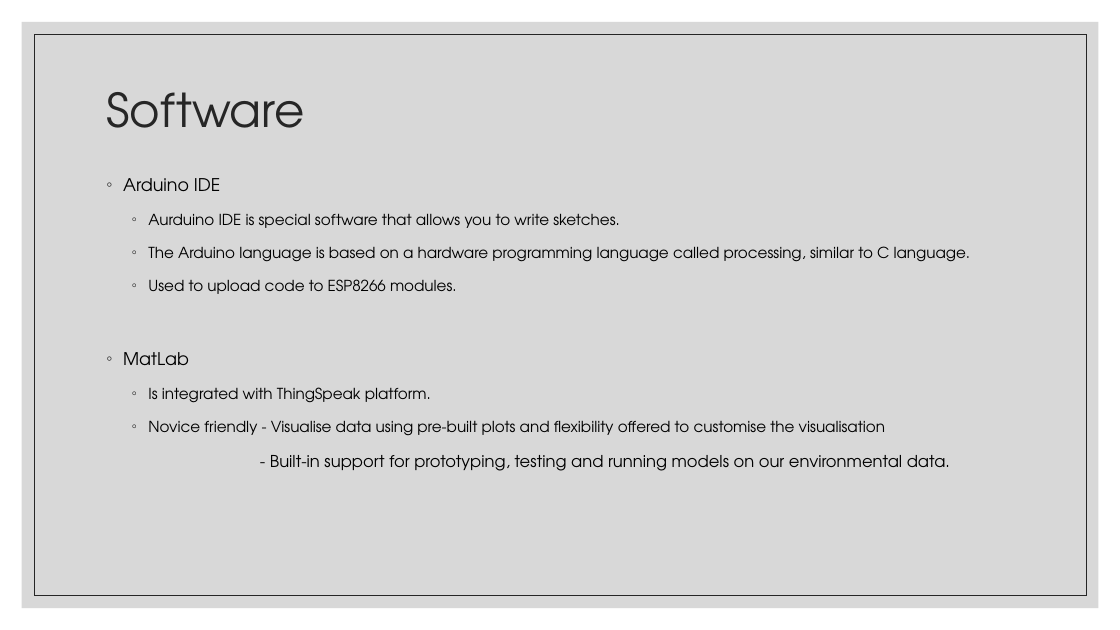
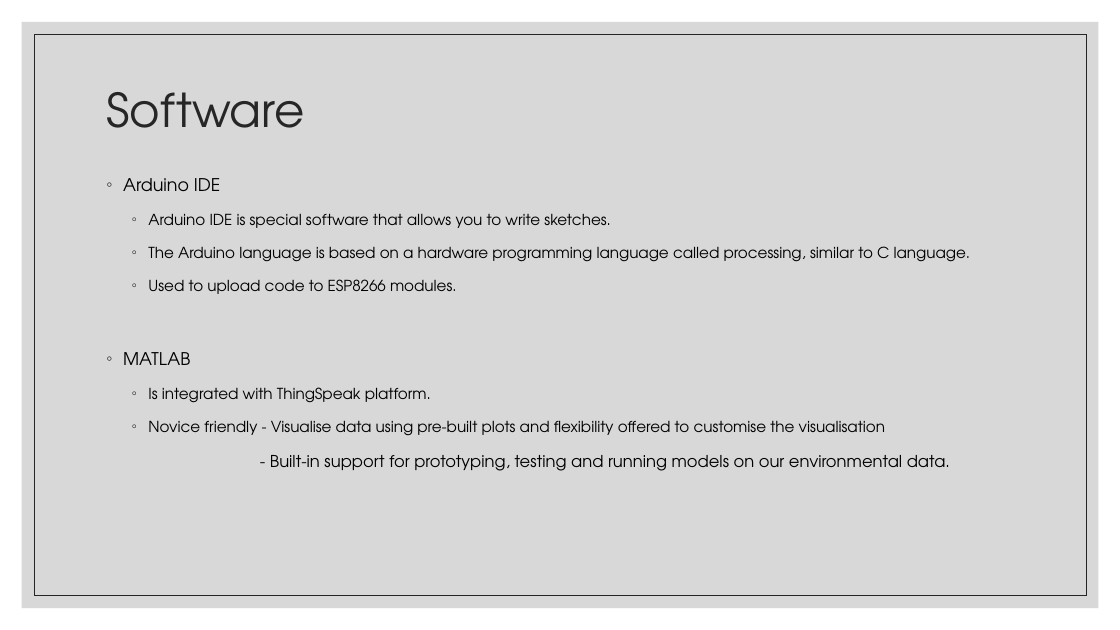
Before and after one commit to Irhutchi/home-temperature-mapping, a slide deck: slide 3 of Project Overview.pptx. Drawn at 1120x630 pixels with LibreOffice and Linux fonts; fonts in the diff are those of the drawing. Boxes give left, top, right and bottom in pixels: in the first picture for what was removed or moved away, otherwise in the second. Text is boxed around its words. In the diff, an @@ line names an element or a change of style, - is before the commit and + after.

```diff
--- a/Project Overview.pptx
+++ b/Project Overview.pptx
@@ text at box(148, 213, 611, 228): text changed @@
-  ◦ Aurduino IDE is special software that allows you to write sketches.
+  ◦ Arduino IDE is special software that allows you to write sketches.
@@ text at box(123, 352, 190, 365): text changed @@
-◦ MatLab
+◦ MATLAB
```
Also in this commit, not shown: 5 other files.
